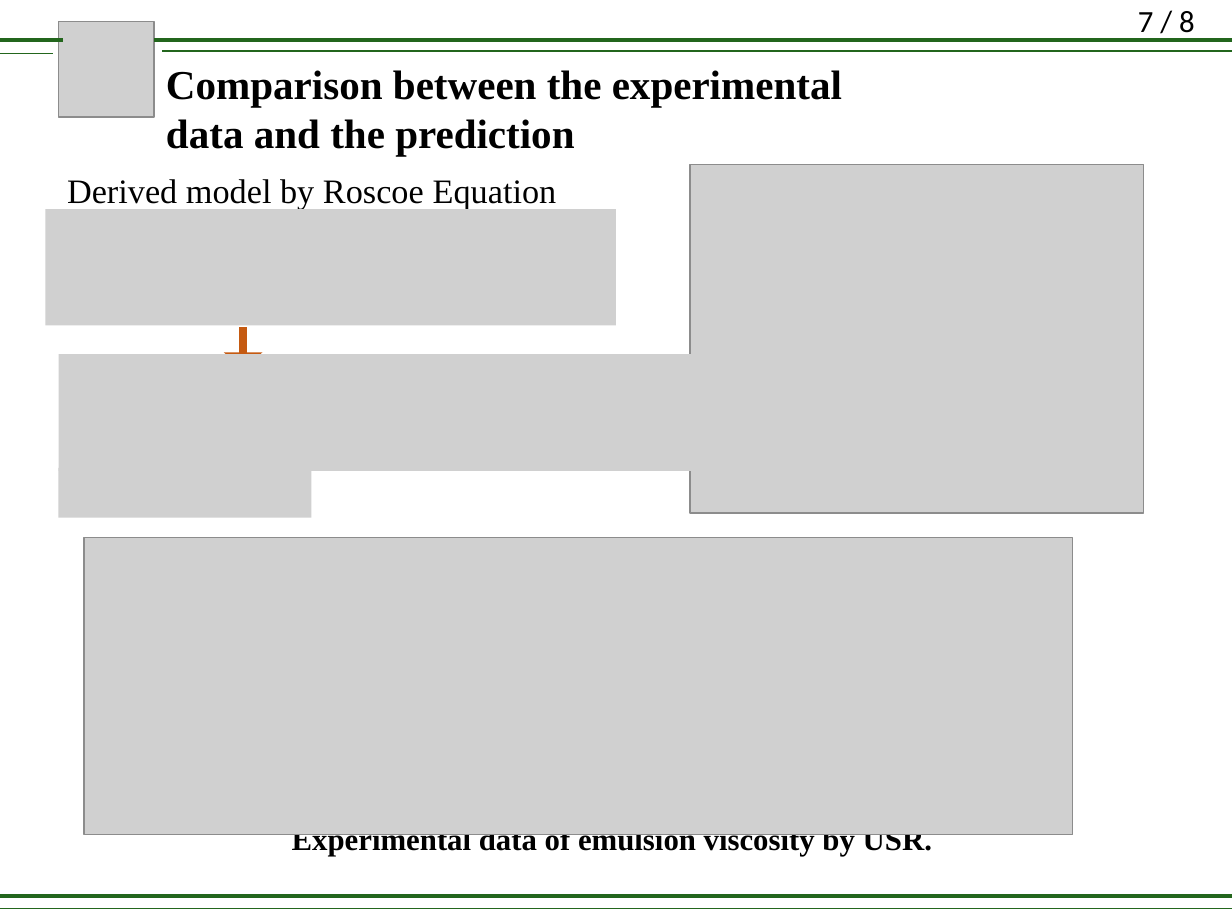
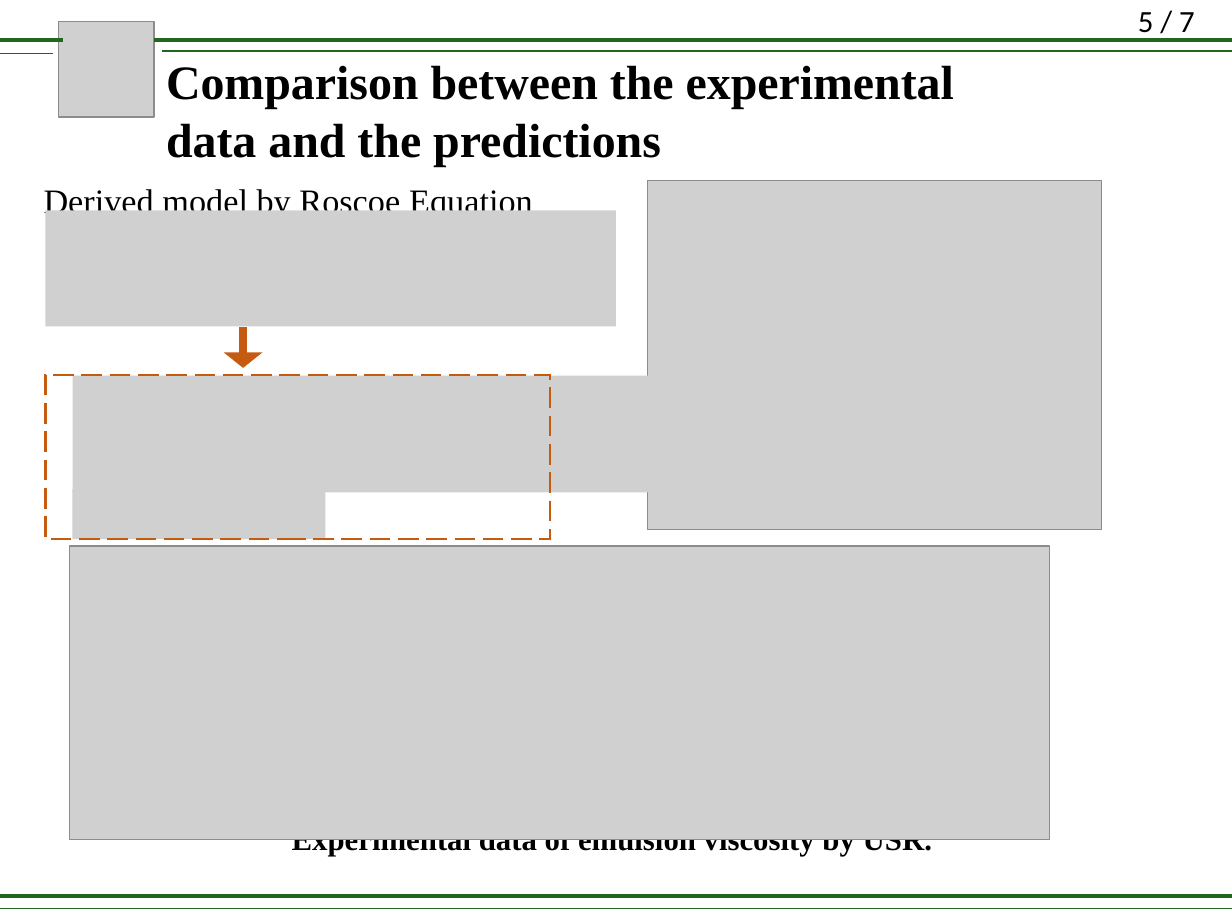
Before and after one commit to lirifuzui/UVPReader, a slide deck: slide 6 of RM_01.pptx (slide 7 before the commit). Drawn at 1232x924 pixels with LibreOffice and Linux fonts; fonts in the diff are those of the drawing; grey boxes stand for pictures. Boxes give left, top, right and bottom in pixels: in the first picture for what was removed or moved away, otherwise in the second. Text is boxed around its words. In the diff, an @@ line names an element or a change of style, - is before the commit and + after.

```diff
--- a/RM_01.pptx
+++ b/RM_01.pptx
@@ page number at (x1=1138, y1=12, x2=1195, y2=40): text changed @@
-7 / 8
+5 / 7
@@ text at (x1=166, y1=65, x2=954, y2=166): text changed; size 24 to 28 pt @@
-Comparison between the experimental data and the prediction
+Comparison between the experimental data and the predictions
@@ text "Derived model by Roscoe Equation" moved from (x1=67, y1=179, x2=557, y2=210) to (x1=44, y1=189, x2=533, y2=220) @@
@@ picture moved from (x1=690, y1=164, x2=1143, y2=513) to (x1=648, y1=181, x2=1101, y2=530) @@
@@ rectangle added at (x1=46, y1=376, x2=551, y2=540), outline #C55A11 1.5 pt dashed @@
@@ picture moved from (x1=59, y1=354, x2=744, y2=471) to (x1=73, y1=376, x2=758, y2=493) @@
@@ picture moved from (x1=58, y1=468, x2=310, y2=517) to (x1=73, y1=489, x2=325, y2=538) @@
@@ picture resized from (x1=84, y1=538, x2=1073, y2=835) to (x1=69, y1=546, x2=1048, y2=839) @@
```
Also in this commit, not shown: 6 other slides changed, 1 other file.
